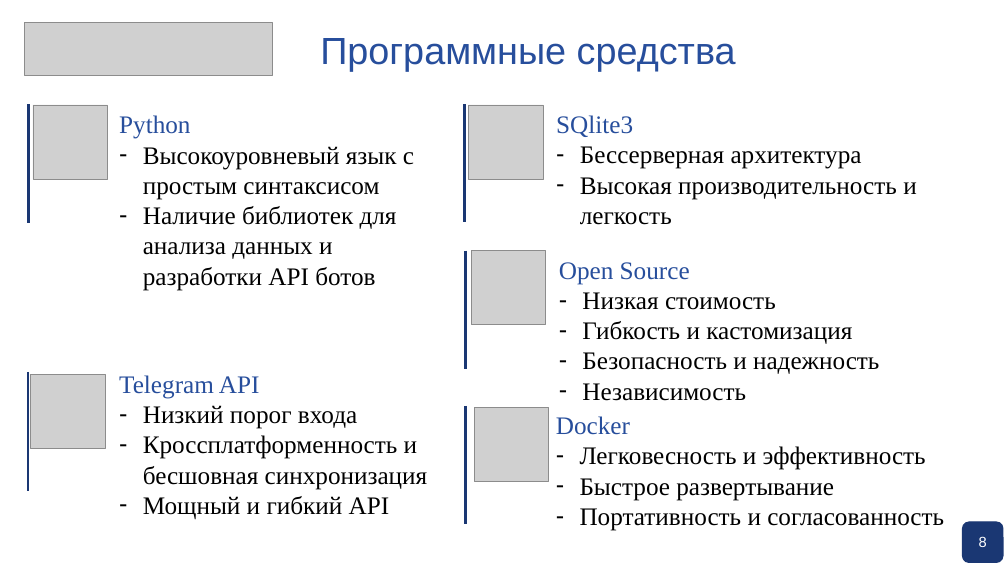
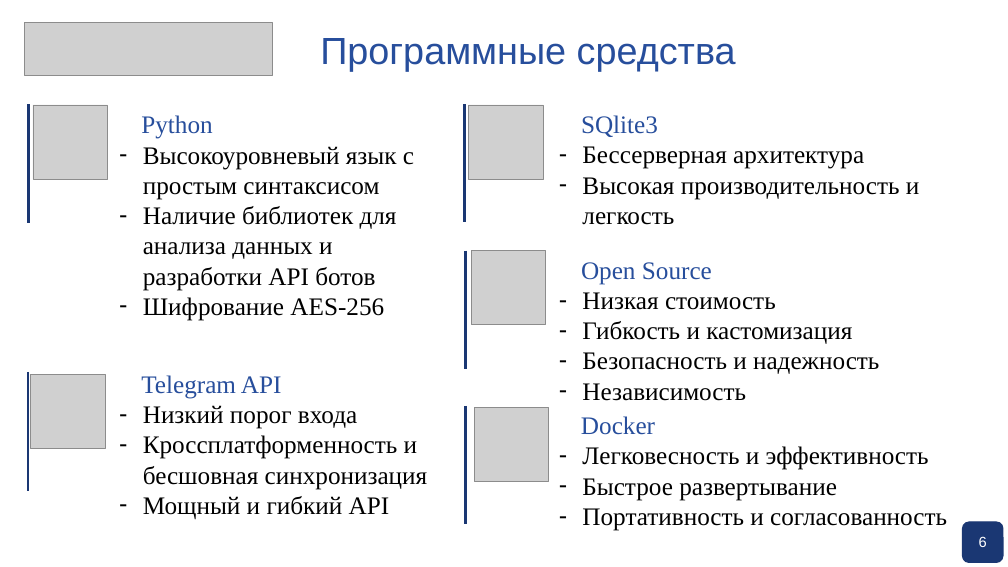
Before and after one commit to pagamov/pagamov_bot, a slide deck: slide 8 of docs/Презентация Гамов.pptx. Drawn at 1008x567 pixels with LibreOffice and Linux fonts; fonts in the diff are those of the drawing; grey boxes stand for pictures; background and template pictures are left out. Boxes give left, top, right and bottom in pixels: in the first picture for what was removed or moved away, otherwise in the second. Text is boxed around its words. In the diff, an @@ line names an element or a change of style, - is before the commit and + after.

```diff
--- a/docs/Презентация Гамов.pptx
+++ b/docs/Презентация Гамов.pptx
@@ text at (141,115,212,139): indent changed @@
@@ text at (581,115,658,137): indent changed @@
@@ text at (581,262,712,285): indent changed @@
@@ text at (143,297,384,321): paragraph added @@
+– Шифрование AES-256
@@ text at (141,375,282,399): indent changed @@
@@ text at (581,416,655,435): indent changed @@
```
Also in this commit, not shown: 12 other slides changed, 4 slides removed, 1 other file.
